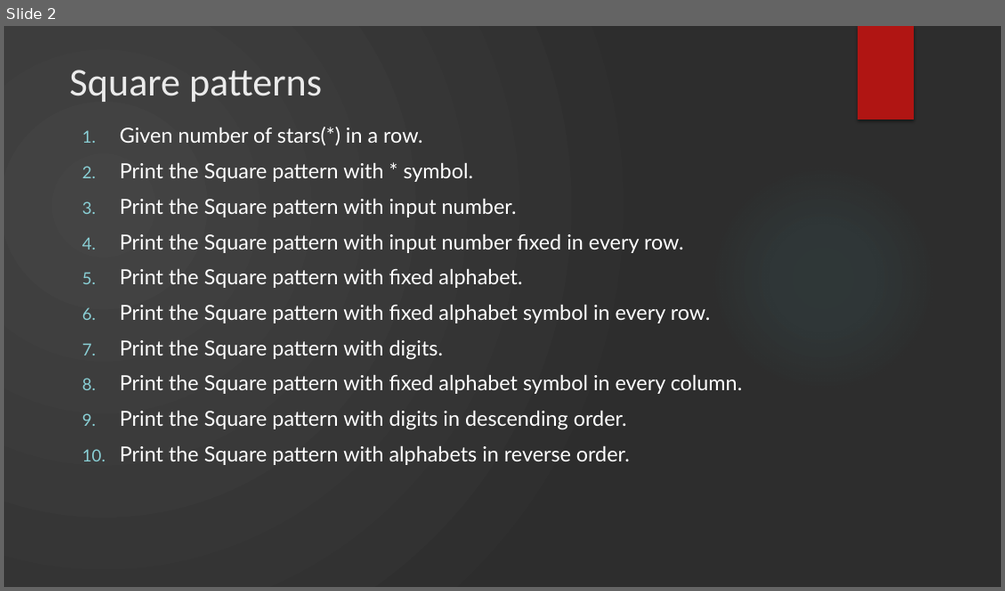
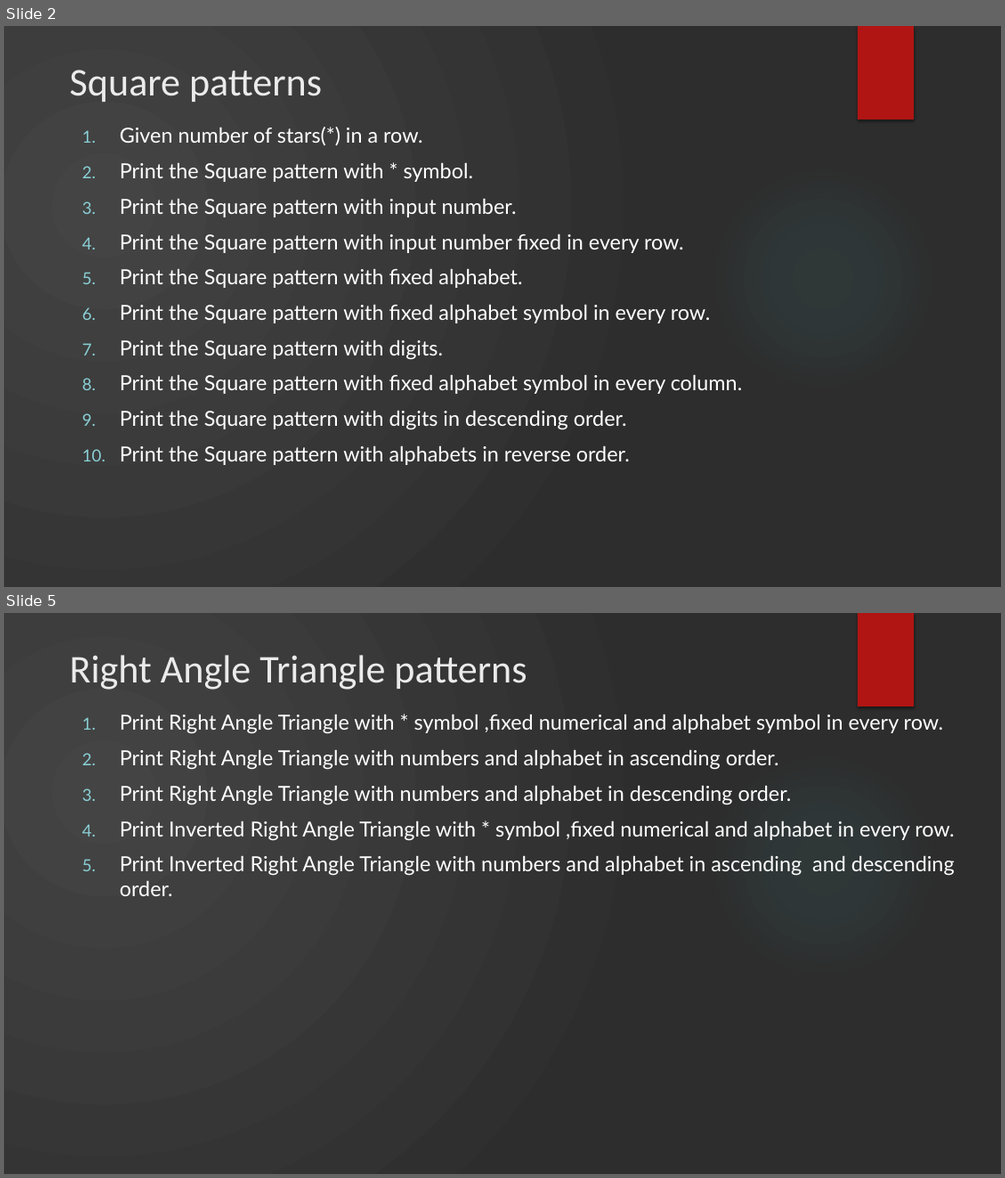
Before and after one commit to BhaskarBerry/PatternsUsingPython, a slide deck: Resources/Python patterns.pptx. Shown one above the other, each under a label of ours: slide 2 before the commit, slides 2 and 5 after it; the slides between them are not shown. The pictures are 1005x591 and 1005x1178 pixels, drawn with LibreOffice and Linux fonts; fonts in the diff are those of the drawing; background and template pictures are left out. Boxes give left, top, right and bottom in pixels: in the first picture for what was removed or moved away, otherwise in the second. Text is boxed around its words. In the diff, an @@ line names an element or a change of style, - is before the commit and + after.

```diff
--- a/Resources/Python patterns.pptx
+++ b/Resources/Python patterns.pptx
@@ slide 5 added at (x1=4, y1=613, x2=1001, y2=1174), background gradient #454545 to #2D2D2D; not listed: 2 template elements that a slide beside it also shows @@
@@ title added at (x1=70, y1=655, x2=526, y2=690), 37.8 pt, text #EBEBEB @@
+Right Angle Triangle patterns
@@ text added at (x1=120, y1=714, x2=955, y2=896), 20 pt, text #FFFFFF @@
+1. Print Right Angle Triangle with * symbol ,fixed numerical and alphabet symbol in every row.
+2. Print Right Angle Triangle with numbers and alphabet in ascending order.
+3. Print Right Angle Triangle with numbers and alphabet in descending order.
+4. Print Inverted Right Angle Triangle with * symbol ,fixed numerical and alphabet in every row.
+5. Print Inverted Right Angle Triangle with numbers and alphabet in ascending and descending order.
```
Also in this commit, not shown: 5 other slides added, 2 other files.
